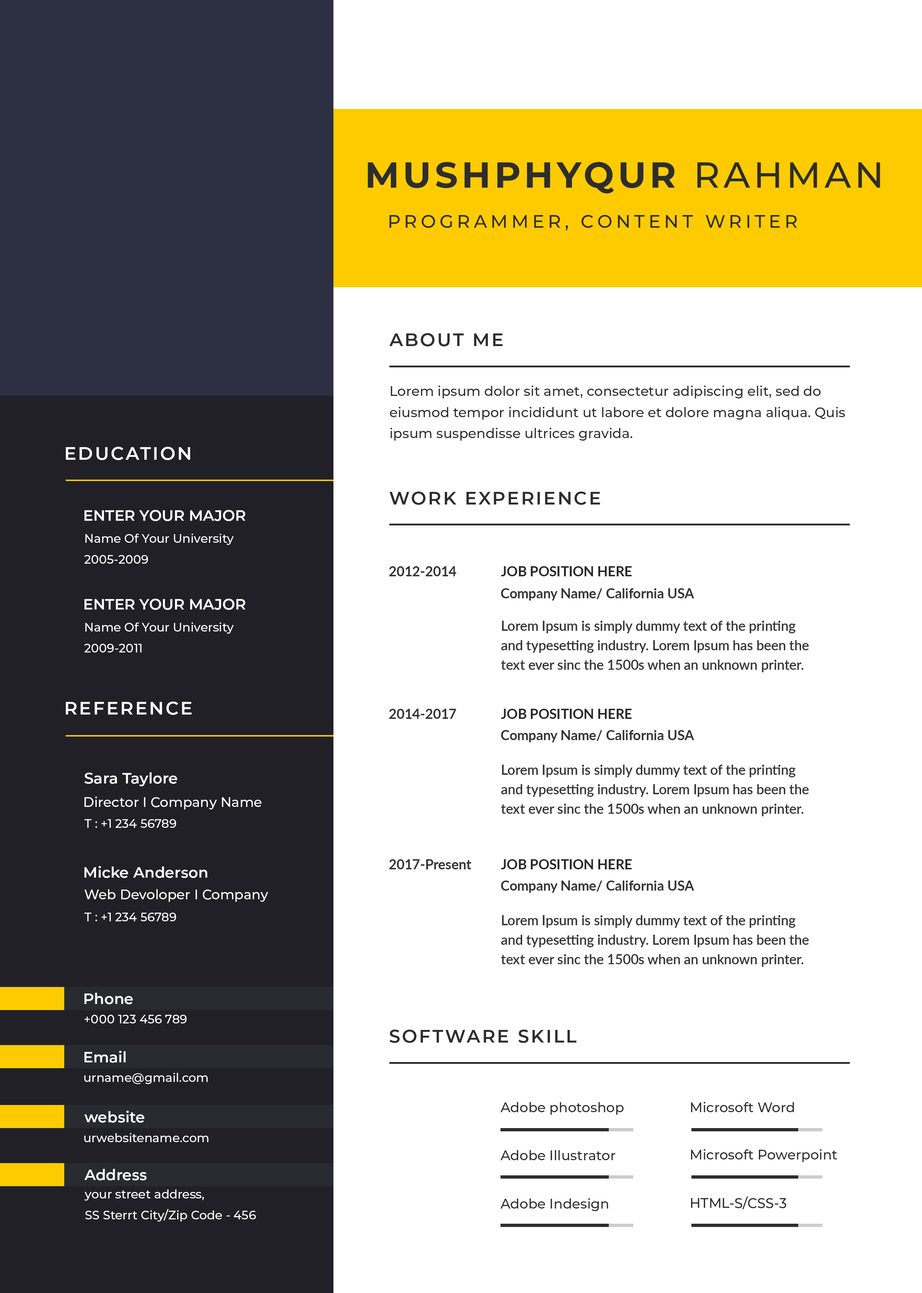
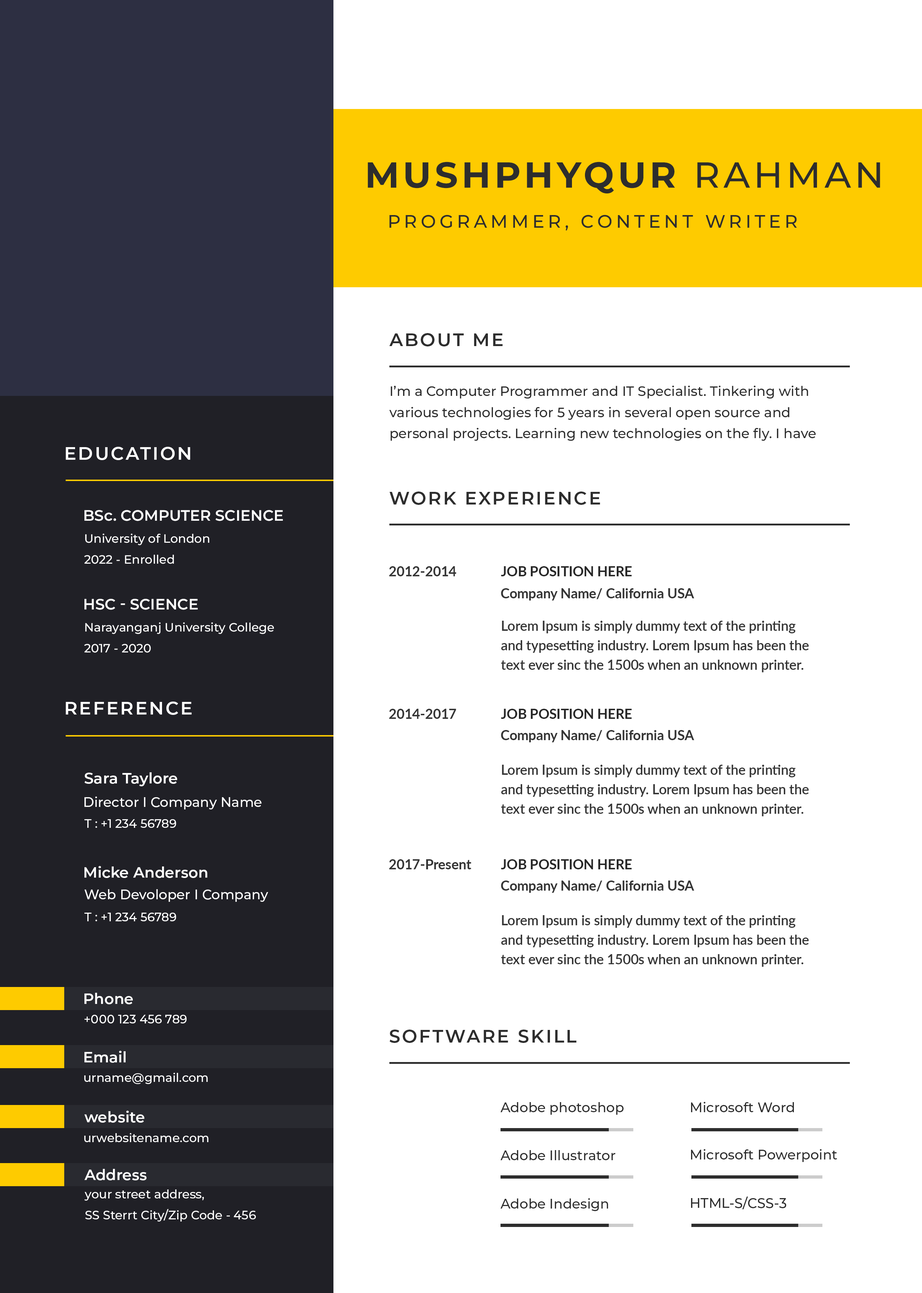
Two versions of the same layered image (922×1293). Layer-by-layer changes:
renamed "Lorem ipsum dolor sit amet, consectetur adipiscing elit, sed do" to "I’m a Computer Programmer and IT Specialist. Tinkering with var", painted on it over (389, 385, 845, 441)
renamed "Name Of Your University 2009-2011" to "Narayanganj University College 2017 - 2020", painted on it over (84, 621, 274, 653)
renamed "Enter your major copy" to "HSC - Science", painted on it over (84, 598, 246, 610)
renamed "Name Of Your University 2005-2009" to "University of London 2022 - Enrolled", painted on it over (84, 533, 234, 564)
renamed "Enter your major" to "BSc. Computer Science", painted on it over (84, 509, 283, 521)
